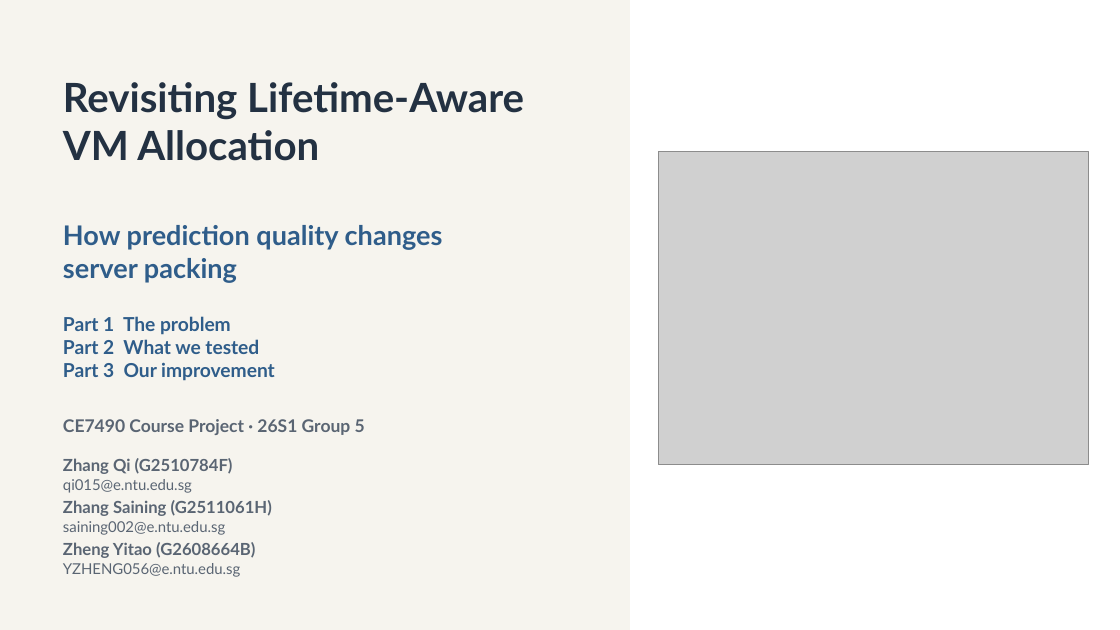
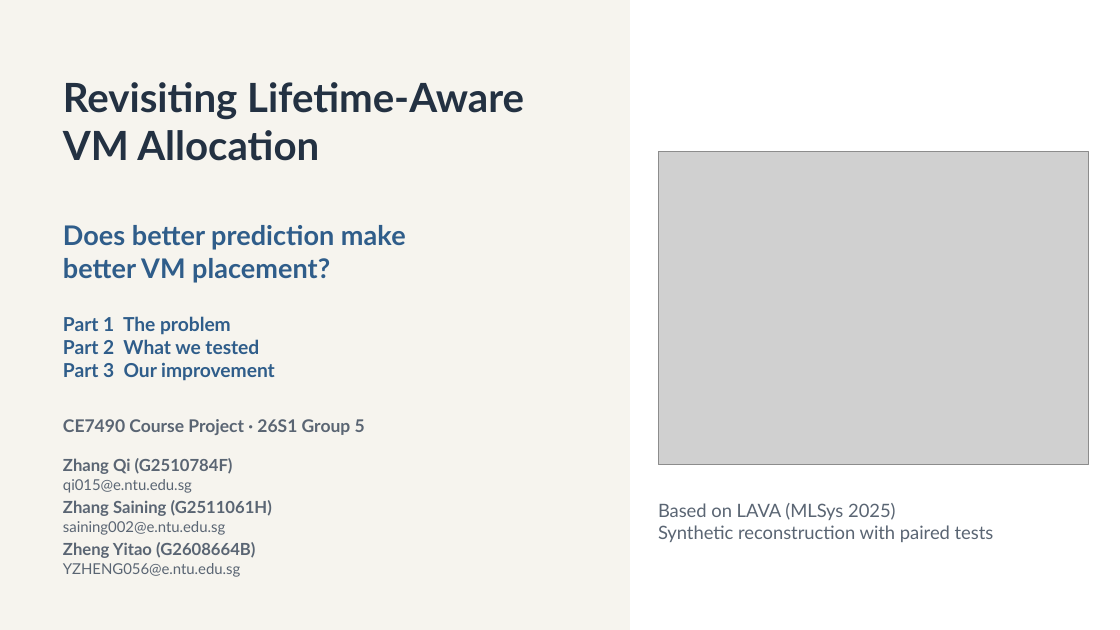
Before and after one commit to xxxmian/CE7490-P2_Revisiting_LAVA, a slide deck: slide 1 of Revisiting_Lifetime_Aware_VM_Allocation_Presentation_v4.pptx. Drawn at 1120x630 pixels with LibreOffice and Linux fonts; fonts in the diff are those of the drawing; grey boxes stand for pictures. Boxes give left, top, right and bottom in pixels: in the first picture for what was removed or moved away, otherwise in the second. Text is boxed around its words. In the diff, an @@ line names an element or a change of style, - is before the commit and + after.

```diff
--- a/Revisiting_Lifetime_Aware_VM_Allocation_Presentation_v4.pptx
+++ b/Revisiting_Lifetime_Aware_VM_Allocation_Presentation_v4.pptx
@@ text at (63, 225, 406, 283): text changed @@
-How prediction quality changes
-server packing
+Does better prediction make
+better VM placement?
@@ text added at (658, 503, 994, 542), 15.8 pt, text #5A6573 @@
+Based on LAVA (MLSys 2025)
+Synthetic reconstruction with paired tests
```
Also in this commit, not shown: 7 other slides changed, 7 slides added, 7 slides removed, 3 other files.
